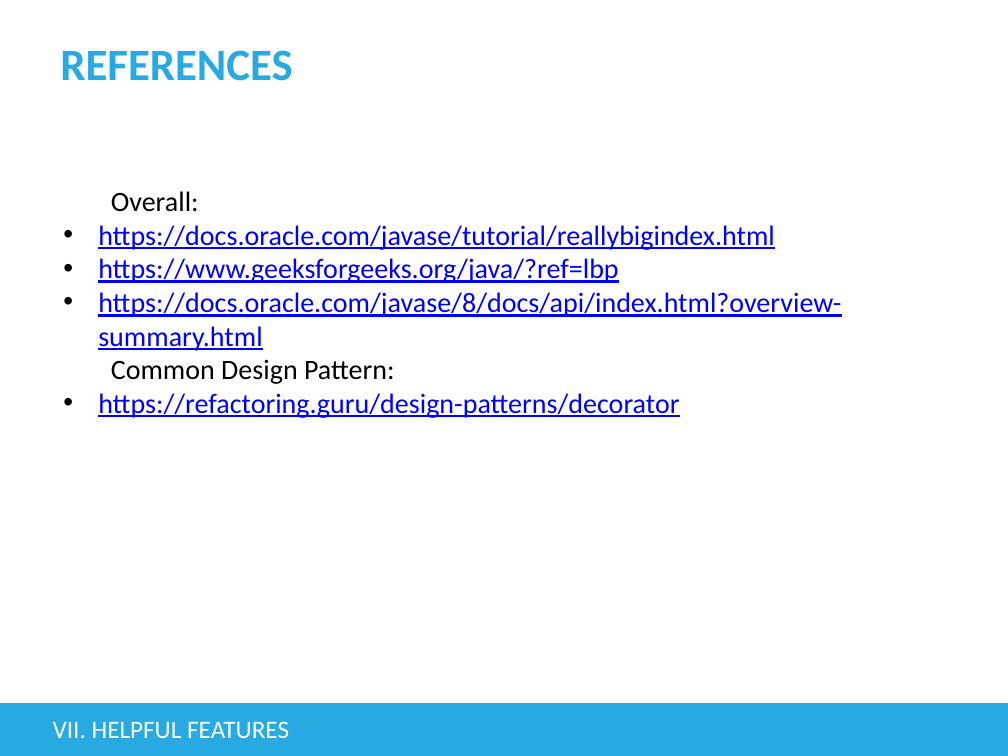
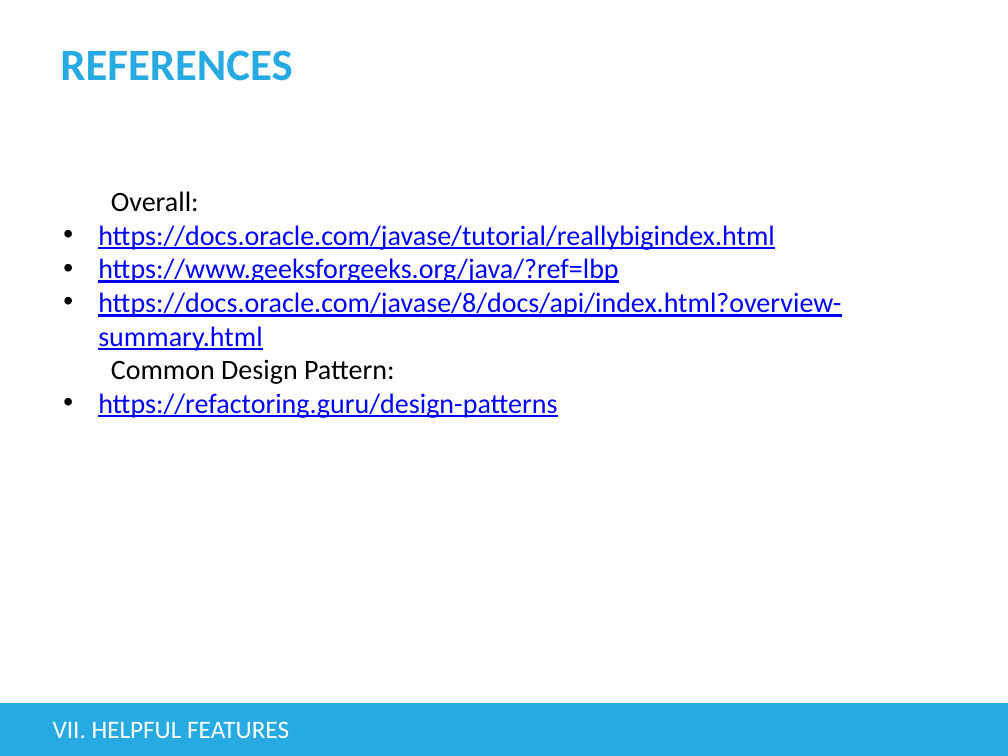
Before and after one commit to tienphat14/java-exercise, a slide deck: slide 107 of src/main/resources/Basic Java.pptx (slide 88 before the commit). Drawn at 1008x756 pixels with LibreOffice and Linux fonts; fonts in the diff are those of the drawing; background and template pictures are left out. Boxes give left, top, right and bottom in pixels: in the first picture for what was removed or moved away, otherwise in the second. Text is boxed around its words. In the diff, an @@ line names an element or a change of style, - is before the commit and + after.

Commit message:
common design pattern

```diff
--- a/src/main/resources/Basic Java.pptx
+++ b/src/main/resources/Basic Java.pptx
@@ text at (98,393,557,418): text changed @@
-• https://refactoring.guru/design-patterns/decorator
+• https://refactoring.guru/design-patterns
```
Also in this commit, not shown: 9 other slides changed, 19 slides added, 24 other files.
